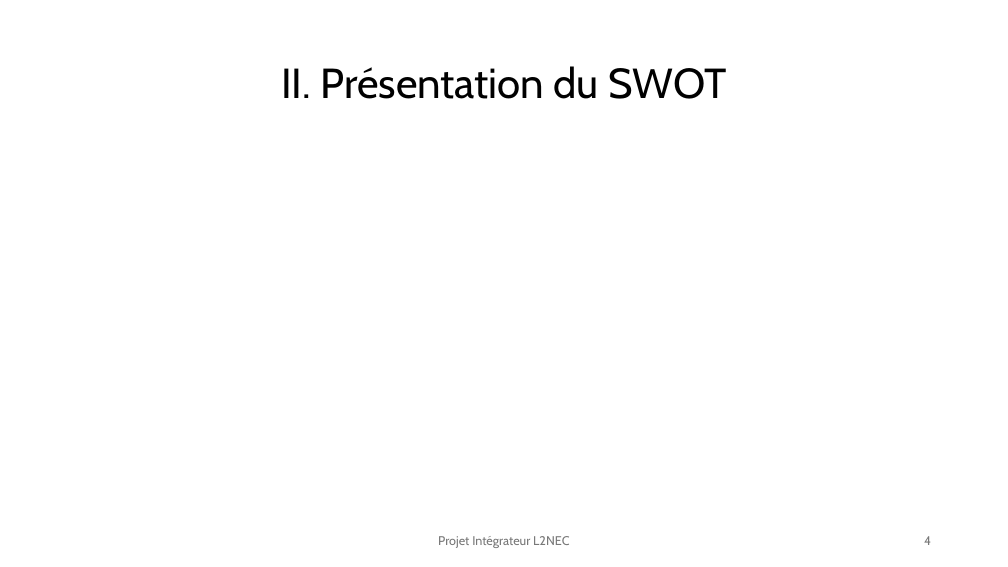
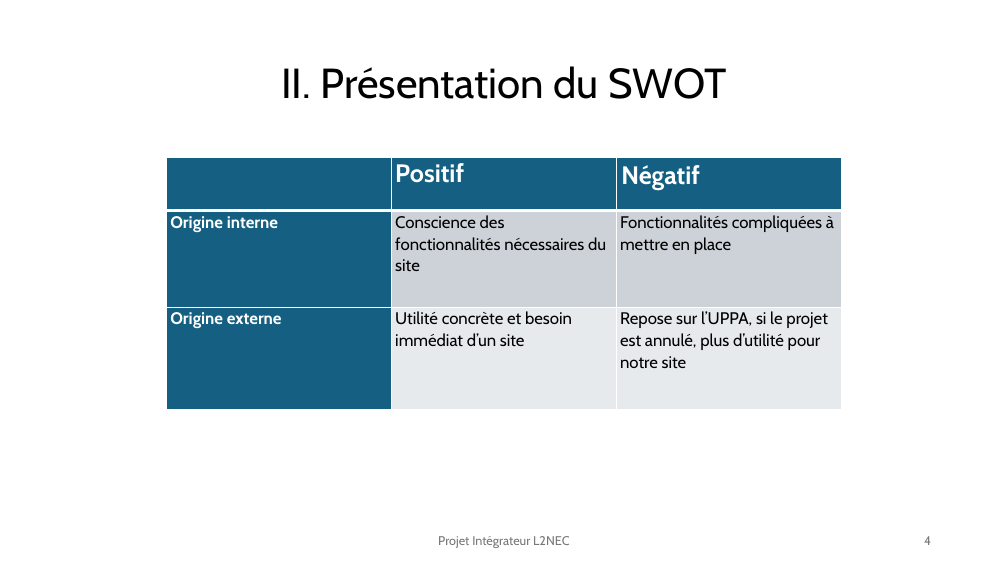
Before and after one commit to ArthurPeyre/UPPA_Navette, a slide deck: slide 4 of AVANT-PROJET/PrésentationAvantProjet.pptx. Drawn at 1008x567 pixels with LibreOffice and Linux fonts; fonts in the diff are those of the drawing. Boxes give left, top, right and bottom in pixels: in the first picture for what was removed or moved away, otherwise in the second. Text is boxed around its words. In the diff, an @@ line names an element or a change of style, - is before the commit and + after.

```diff
--- a/AVANT-PROJET/PrésentationAvantProjet.pptx
+++ b/AVANT-PROJET/PrésentationAvantProjet.pptx
@@ table added at [167, 158, 841, 409], 3 rows, 3 columns @@
+ | Positif | Négatif
+Origine interne | Conscience des fonctionnalités nécessaires du site | Fonctionnalités compliquées à mettre en place
+Origine externe | Utilité concrète et besoin immédiat d’un site | Repose sur l’UPPA, si le projet est annulé, plus d’utilité pour notre site
```
Also in this commit, not shown: 3 other slides changed, 5 other files.
